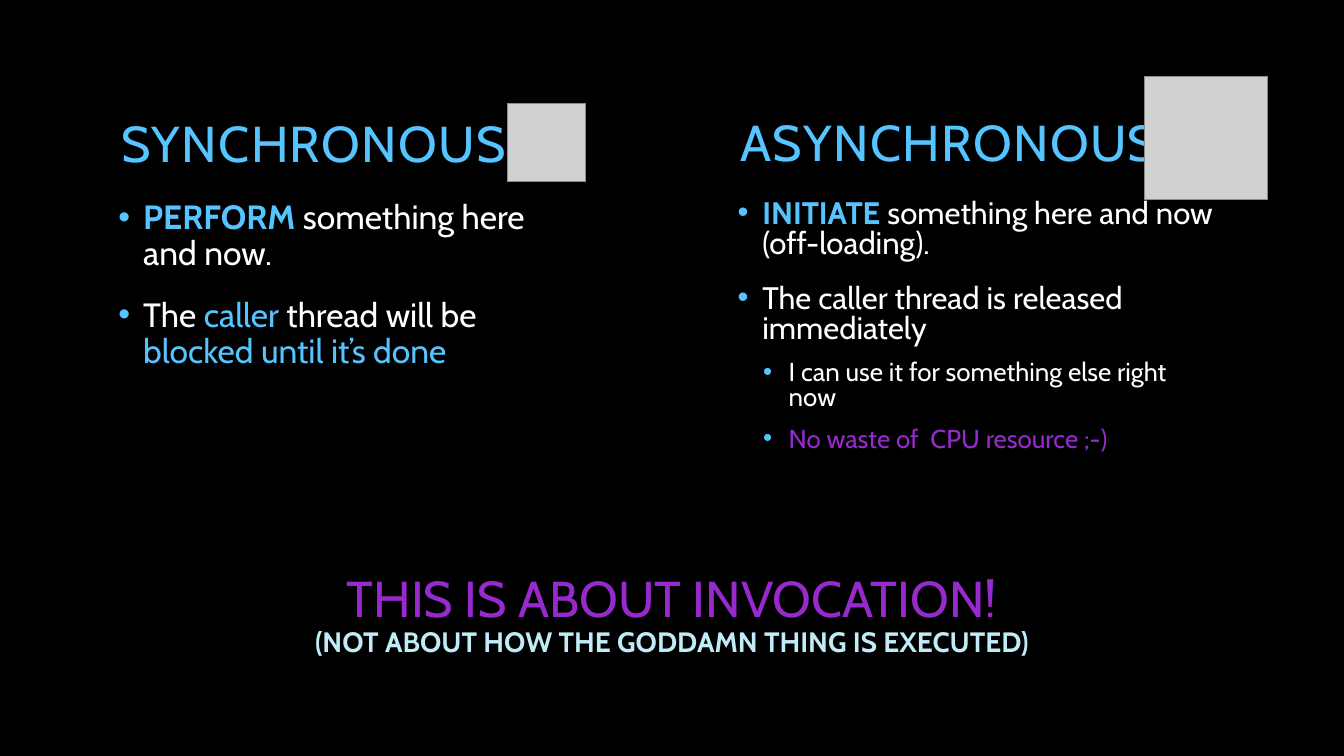
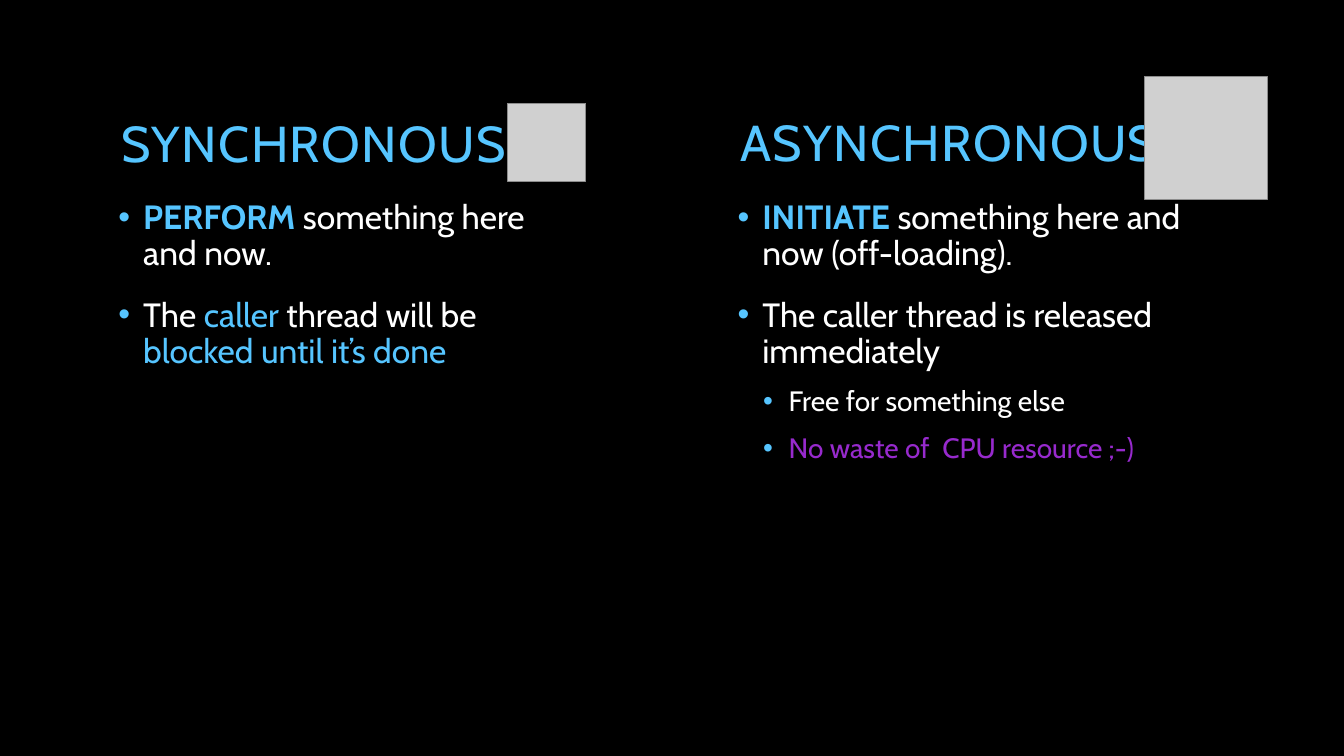
Before and after one commit to tpierrain/talk-AsyncAwait, a slide deck: slide 35 of AsyncAwait...ohWait.pptx (slide 34 before the commit). Drawn at 1344x756 pixels with LibreOffice and Linux fonts; fonts in the diff are those of the drawing; grey boxes stand for pictures; background and template pictures are left out. Boxes give left, top, right and bottom in pixels: in the first picture for what was removed or moved away, otherwise in the second. Text is boxed around its words. In the diff, an @@ line names an element or a change of style, - is before the commit and + after.

```diff
--- a/AsyncAwait...ohWait.pptx
+++ b/AsyncAwait...ohWait.pptx
@@ text at box(762, 203, 1181, 459): size 22.2 to 24 pt in "INITIATE something here and now (off-loading).", "The caller thread is released immediately"; size 18.5 to 20 pt in "No waste of CPU resource ;-)"; line spacing 0.8 to 0.9 @@
@@ text at box(789, 390, 1065, 418): text changed; size 18.5 to 20 pt @@
-  • I can use it for something else right now
+  • Free for something else
@@ text removed at box(315, 579, 1028, 656) @@
-THIS IS ABOUT INVOCATION!
-(NOT ABOUT HOW THE GODDAMN THING IS EXECUTED)
```
Also in this commit, not shown: 6 other slides changed, 11 slides added, 2 slides removed.
